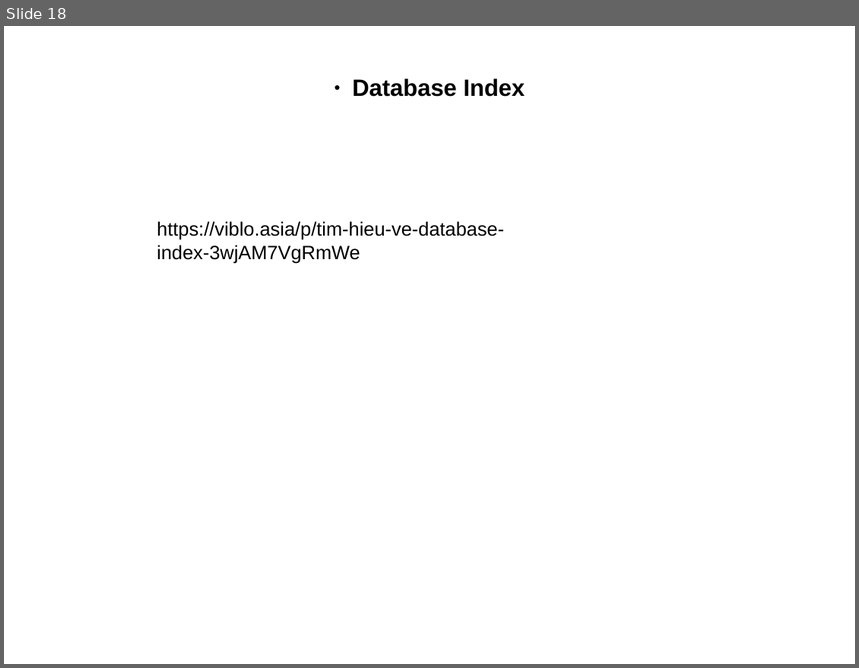
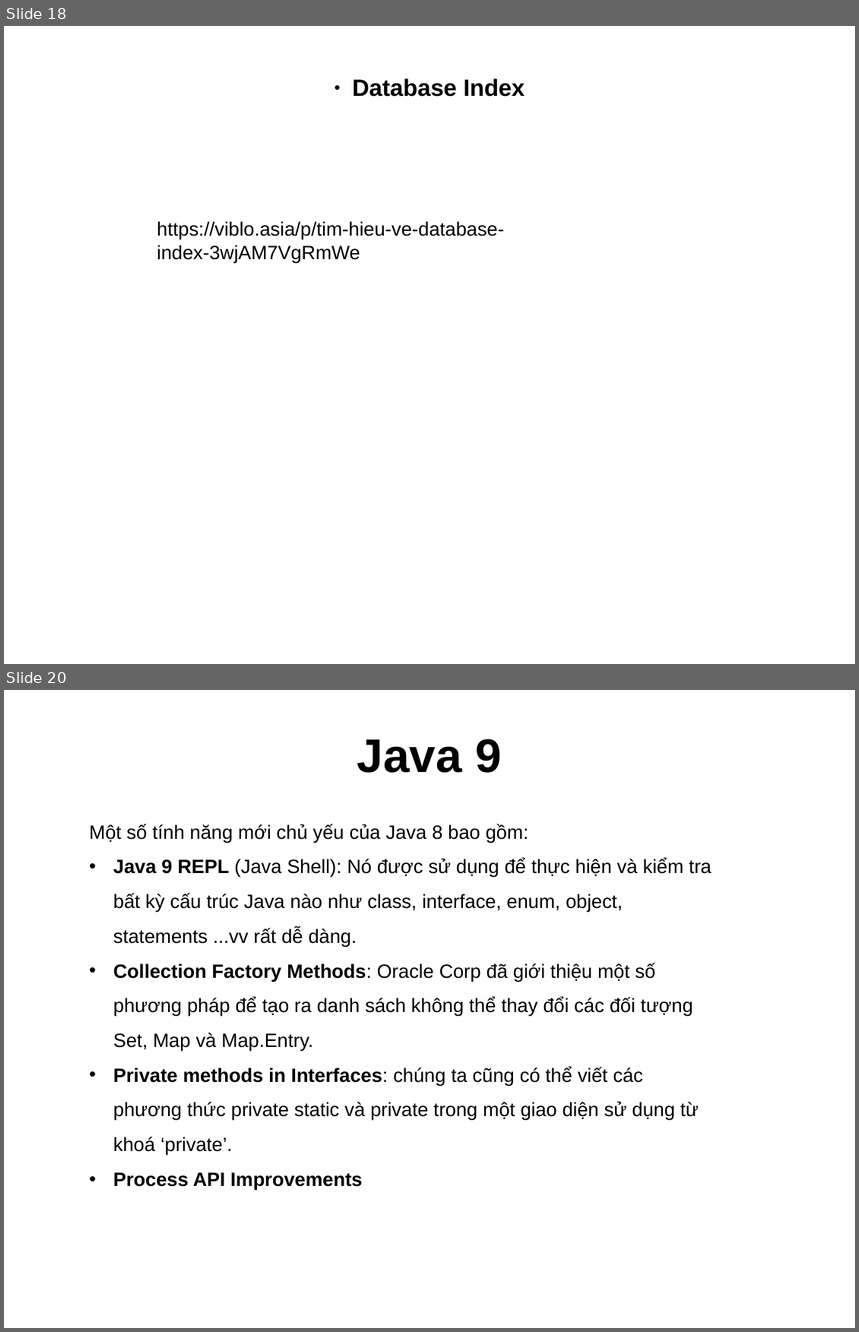
Before and after one commit to truongphan/documents, a slide deck: JavaCore.pptx. Shown one above the other, each under a label of ours: slide 18 before the commit, slides 18 and 20 after it; the slides between them are not shown. The pictures are 859x668 and 859x1332 pixels, drawn with LibreOffice and Linux fonts; fonts in the diff are those of the drawing. Boxes give left, top, right and bottom in pixels: in the first picture for what was removed or moved away, otherwise in the second. Text is boxed around its words. In the diff, an @@ line names an element or a change of style, - is before the commit and + after.

```diff
--- a/JavaCore.pptx
+++ b/JavaCore.pptx
@@ slide 20 added at box(4, 690, 855, 1328), background #FFFFFF @@
@@ text added at box(357, 739, 502, 773), 44 pt, text #000000, bold @@
+Java 9
@@ text added at box(89, 824, 712, 1190), 18 pt, text #000000 @@
+Một số tính năng mới chủ yếu của Java 8 bao gồm:
+• Java 9 REPL (Java Shell): Nó được sử dụng để thực hiện và kiểm tra bất kỳ cấu trúc Java nào như class, interface, enum, object, statements ...vv rất dễ dàng.
+• Collection Factory Methods: Oracle Corp đã giới thiệu một số phương pháp để tạo ra danh sách không thể thay đổi các đối tượng Set, Map và Map.Entry.
+• Private methods in Interfaces: chúng ta cũng có thể viết các phương thức private static và private trong một giao diện sử dụng từ khoá ‘private’.
+• Process API Improvements
```
Also in this commit, not shown: 4 slides changed, 1 other slide added, 2 other files.
